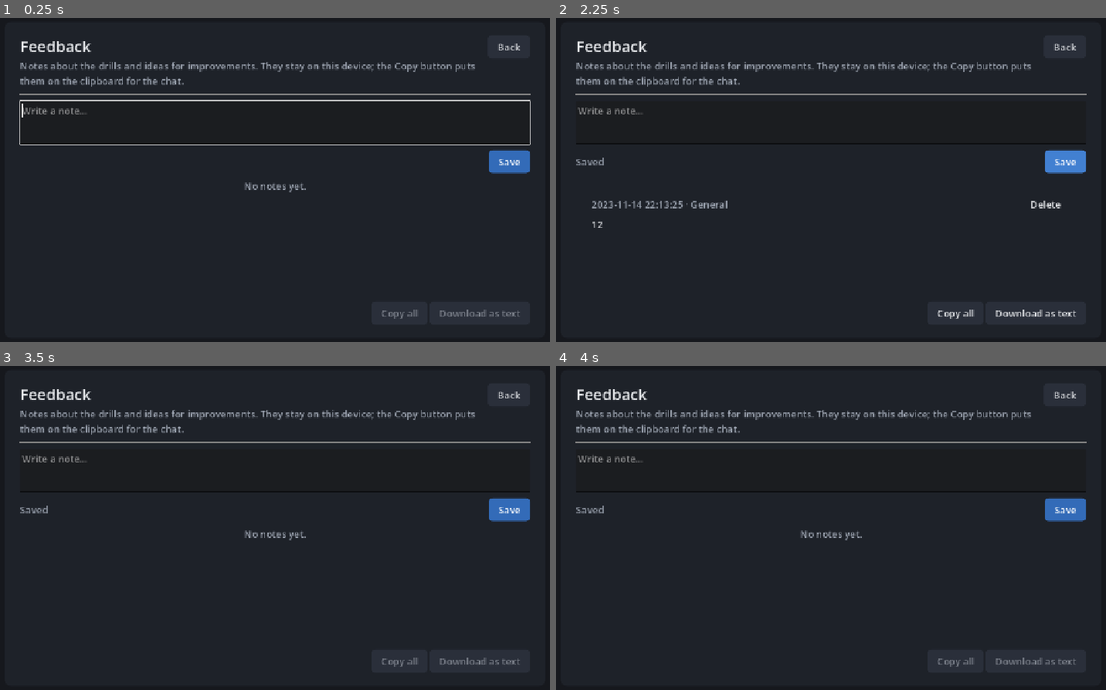
Above: before the commit, frames 1-4 (two rows, left to right).
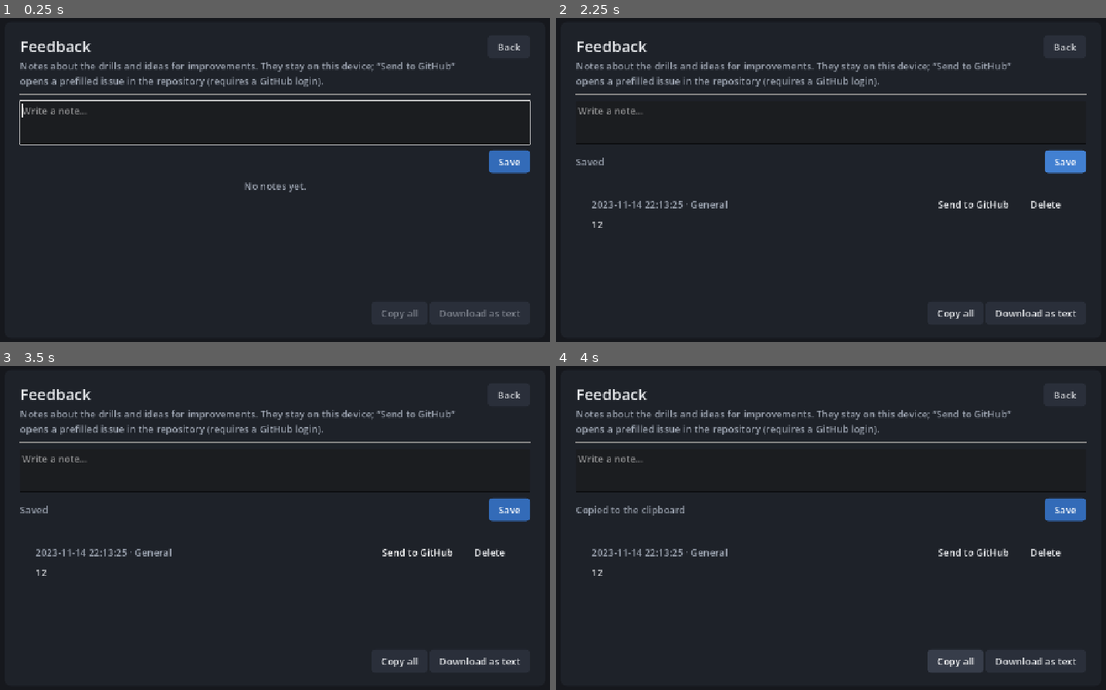
Above: after the commit, the same moments.

Repository: michalvomastek/neuro-drills
Game: Godot game, scene res://ui/feedback/feedback_screen.tscn
The game is run twice, just before and just after one commit, with the same random seed, the same clock (stepped at 60 frames per second) and the same inputs. This scene is started directly instead of the project's main scene.
Inputs (mouse positions are in pixels of both pictures, inside the frame that each line leads up to):
- Up to frame 1 (0.25 s): no input
- Up to frame 2 (2.25 s): click (831, 121) at 0.52 s; type "12" at 0.6 s; click "Back" at 1.25 s; click "Save" at 2 s
- Up to frame 3 (3.5 s): click "Delete" (after the commit: "Send to GitHub") at 2.75 s
- Up to frame 4 (4 s): click (957, 660) at 3.5 s, where only the run after the commit has a clickable "Copy all"

The runs differ from the first frame. In frame 1, 0.9% of the frame differs, in the area x 3-87%, y 13-22%; in frame 2, 1.1%; in frame 3, 1.8%; in frame 4, 2.1%, in the area x 3-95%, y 13-93%.
Error in both runs: Assertion failed: SceneRouter: attach() a host first (res://autoload/scene_router.gd:59)

Commit message:
feat(feedback): send a note as a prefilled GitHub issue
The note dialog gains 'Save and send to GitHub' and every stored note a
'Send to GitHub' button: both open the repository's new-issue page with
the title, body and the feedback label prefilled, so confirming in the
browser files the note centrally. No token or server in the app.

Diff:
--- a/assets/translations/ui.csv
+++ b/assets/translations/ui.csv
@@ -363,7 +363,7 @@
 RESULT_NOTE,Poznámka,Note
 RESULT_NOTE_SAVED,Poznámka uložena,Note saved
 FEEDBACK_TITLE,Zpětná vazba,Feedback
-FEEDBACK_SUBTITLE,Poznámky k hrám a nápady na vylepšení. Ukládají se jen v tomto zařízení; tlačítkem Kopírovat je vložíš do chatu.,Notes about the drills and ideas for improvements. They stay on this device; the Copy button puts them on the clipboard for the chat.
+FEEDBACK_SUBTITLE,Poznámky k hrám a nápady na vylepšení. Ukládají se v tomto zařízení; „Poslat na GitHub“ otevře předvyplněné issue v repozitáři (vyžaduje přihlášení na GitHub).,Notes about the drills and ideas for improvements. They stay on this device; “Send to GitHub” opens a prefilled issue in the repository (requires a GitHub login).
 FEEDBACK_NOTE_TITLE,Poznámka k tomuto kolu,Note about this run
 FEEDBACK_HINT,Co bylo špatně nebo co by šlo lépe? Výsledek a prostředí se k poznámce přiloží samy.,What was wrong or could be better? The result and the environment are attached automatically.
 FEEDBACK_PLACEHOLDER,Napiš poznámku…,Write a note…
@@ -375,3 +375,5 @@
 FEEDBACK_EXPORT,Stáhnout jako text,Download as text
 FEEDBACK_EMPTY,Zatím žádná poznámka.,No notes yet.
 FEEDBACK_GENERAL,Obecné,General
+FEEDBACK_SAVE_AND_SEND,Uložit a poslat na GitHub,Save and send to GitHub
+FEEDBACK_SEND_GITHUB,Poslat na GitHub,Send to GitHub
--- a/core/feedback_log.gd
+++ b/core/feedback_log.gd
@@ -3,6 +3,10 @@
 ## the notes as JSON Lines next to the run history.
 class_name FeedbackLog
 extends RefCounted
+
+## Repository that receives notes as issues (prefilled "new issue" page).
+const ISSUE_REPO := "michalvomastek/neuro-drills"
+const ISSUE_LABEL := "feedback"
 
 var notes: Array[Dictionary] = []
 
@@ -90,6 +94,18 @@
 	return "\n".join(lines)
 
 
+## Link to a prefilled GitHub "new issue" form for the note. Opening it in
+## the browser and confirming files the note where the maintainer collects
+## feedback from every device; no token lives in the app.
+static func issue_url(note: Dictionary) -> String:
+	var context: Dictionary = note["context"]
+	var at: int = note["at"]
+	var subject := text_of(context.get("drill", ""))
+	var title := "[feedback] %s %s" % [subject, Time.get_datetime_string_from_unix_time(at, true)]
+	var body := format_note(note) + "\n\n_Sent from Neuro drills_"
+	return "https://github.com/%s/issues/new?labels=%s&title=%s&body=%s" % [ISSUE_REPO, ISSUE_LABEL, title.strip_edges().uri_encode(), body.uri_encode()]
+
+
 func serialize() -> String:
 	var lines := PackedStringArray()
 	for note in notes:
--- a/tests/test_feedback_log.gd
+++ b/tests/test_feedback_log.gd
@@ -20,3 +20,12 @@
 	assert_false(loaded.remove(first_id))
 	assert_eq(loaded.notes.size(), 1)
 	assert_true(FeedbackLog.new().to_text().is_empty())
+
+
+func test_issue_url() -> void:
+	var note := FeedbackLog.make_note("Flash too weak", {"drill": "Schulte", "variant": "7×7", "platform": "Web"}, 1700000000)
+	var url := FeedbackLog.issue_url(note)
+	assert_true(url.begins_with("https://github.com/" + FeedbackLog.ISSUE_REPO + "/issues/new?labels=feedback&title="), url)
+	assert_true(url.contains("%5Bfeedback%5D%20Schulte%202023-11-14"), url)
+	assert_true(url.contains("Flash%20too%20weak"), url)
+	assert_false(url.contains(" "), "spaces are encoded")
--- a/ui/feedback/feedback_screen.gd
+++ b/ui/feedback/feedback_screen.gd
@@ -61,6 +61,11 @@
 	meta.size_flags_horizontal = Control.SIZE_EXPAND_FILL
 	meta.text_overrun_behavior = TextServer.OVERRUN_TRIM_ELLIPSIS
 	header.add_child(meta)
+	var send_button := Button.new()
+	send_button.text = tr("FEEDBACK_SEND_GITHUB")
+	send_button.flat = true
+	send_button.pressed.connect(func() -> void: OS.shell_open(FeedbackLog.issue_url(note)))
+	header.add_child(send_button)
 	var delete_button := Button.new()
 	delete_button.text = tr("FEEDBACK_DELETE")
 	delete_button.flat = true
--- a/ui/feedback/note_dialog.gd
+++ b/ui/feedback/note_dialog.gd
@@ -30,6 +30,8 @@
 	_edit.wrap_mode = TextEdit.LINE_WRAPPING_BOUNDARY
 	_edit.placeholder_text = tr("FEEDBACK_PLACEHOLDER")
 	box.add_child(_edit)
+	add_button(tr("FEEDBACK_SAVE_AND_SEND"), true, "send")
+	custom_action.connect(_on_custom_action)
 	confirmed.connect(_on_confirmed)
 	visibility_changed.connect(func() -> void:
 		if not visible:
@@ -43,7 +45,21 @@
 
 
 func _on_confirmed() -> void:
+	_save()
+
+
+func _on_custom_action(action: StringName) -> void:
+	if action != &"send":
+		return
+	var note := _save()
+	if not note.is_empty():
+		OS.shell_open(FeedbackLog.issue_url(note))
+	hide()
+
+
+func _save() -> Dictionary:
 	if _edit.text.strip_edges().is_empty():
-		return
-	StatsStore.add_note(_edit.text, _context)
+		return {}
+	var note := StatsStore.add_note(_edit.text, _context)
 	saved.emit()
+	return note
Binary file changed: assets/translations/ui.cs.translation
Binary file changed: assets/translations/ui.en.translation
Not shown, changed: CLAUDE.md
Not shown, changed: docs/PLAN.md
